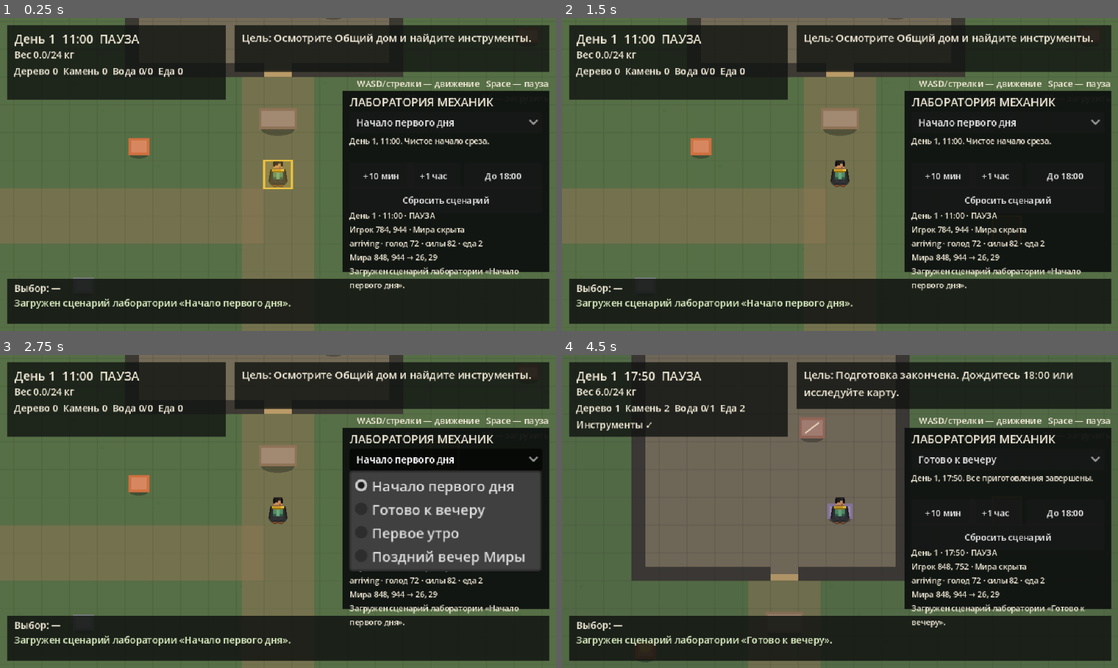
Above: before the commit, frames 1-4 (two rows, left to right).
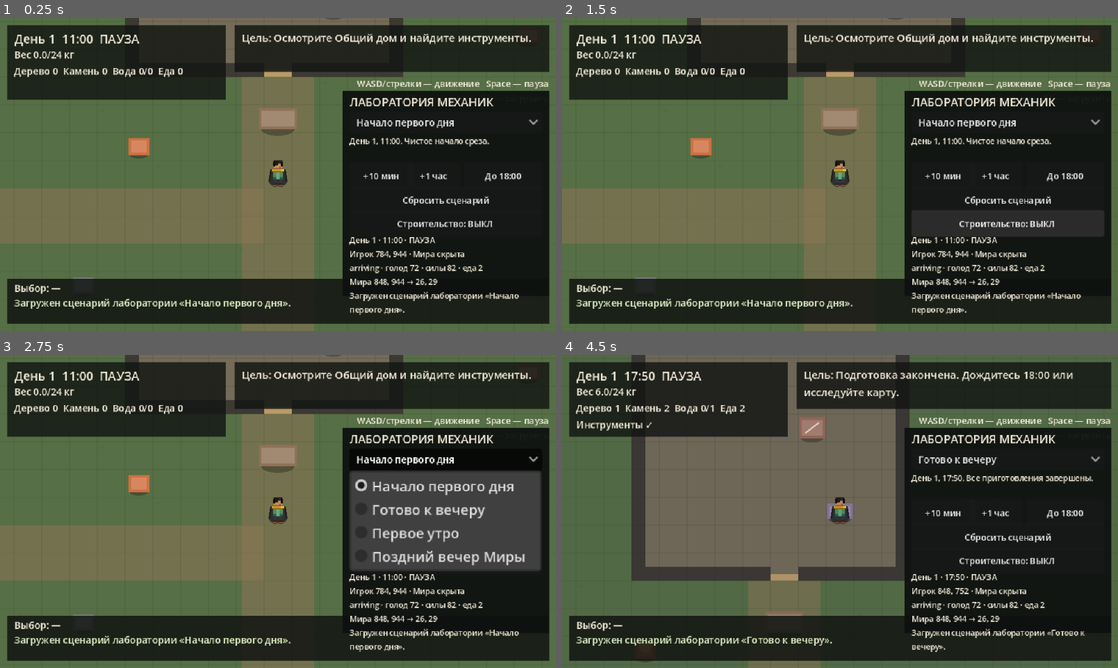
Above: after the commit, the same moments.

Repository: send-y/The_Last_Garden
Game: Godot game, scene res://src/dev/mechanics_lab.tscn
Same seed, same stepped clock (60 frames per second), same inputs: the game is played once before the commit and once after it. This scene is started directly instead of the project's main scene.
Inputs (mouse positions are in pixels of both pictures, inside the frame that each line leads up to):
- Up to frame 1 (0.25 s): no input
- Up to frame 2 (1.5 s): click (1006, 224) at 0.5 s, where only the run after the commit has a clickable "Строительство: ВЫКЛ"; click (1006, 224) at 1.25 s, where only the run after the commit has a clickable "Строительство: ВКЛ"
- Up to frame 3 (2.75 s): click "Начало первого дня" at 2 s
- Up to frame 4 (4.5 s): click "+10 мин" at 2.75 s; click "Готово к вечеру" at 3.5 s; click "+1 час" at 4.25 s

The runs differ from the first frame. In frame 1, 3.8% of the frame differs, in the area x 47-99%, y 45-95%; in frame 2, 3.3%; in frame 3, 2.7%; in frame 4, 3.3%.

Commit message:
Add explicit construction mode

Diff:
--- a/game/src/construction/construction_cursor.gd
+++ b/game/src/construction/construction_cursor.gd
@@ -8,10 +8,18 @@
 const CELL_SIZE: int = 32
 
 var _cell: Vector2i = Vector2i(-1, -1)
+var _build_mode_active: bool = false
 
 
 func _ready() -> void:
 	z_index = 20
+	set_build_mode_active(false)
+
+
+func set_build_mode_active(active: bool) -> void:
+	_build_mode_active = active
+	visible = active
+	set_process(active)
 
 
 func _process(_delta: float) -> void:
@@ -33,6 +41,8 @@
 
 
 func _unhandled_input(event: InputEvent) -> void:
+	if not _build_mode_active:
+		return
 	if not (event is InputEventMouseButton):
 		return
 
@@ -42,6 +52,7 @@
 
 	if mouse_event.button_index == MOUSE_BUTTON_LEFT:
 		cell_selected.emit(_cell)
+		get_viewport().set_input_as_handled()
 	elif mouse_event.button_index == MOUSE_BUTTON_RIGHT:
 		cell_cancel_requested.emit(_cell)
 		get_viewport().set_input_as_handled()
--- a/game/src/dev/mechanics_lab.gd
+++ b/game/src/dev/mechanics_lab.gd
@@ -5,7 +5,11 @@
 const FIRST_NEIGHBOR_ID: String = "core:first_neighbor"
 
 @onready var _dev_ui: CanvasLayer = $DevUi as CanvasLayer
-
+@onready var _construction_cursor: ConstructionCursor = (
+	$ConstructionCursor as ConstructionCursor
+)
+
+var _build_mode_button: Button
 var _scenario_select: OptionButton
 var _description_label: Label
 var _status_label: Label
@@ -44,7 +48,7 @@
 
 	var panel := ColorRect.new()
 	panel.position = Vector2(394.0, 84.0)
-	panel.size = Vector2(238.0, 208.0)
+	panel.size = Vector2(238.0, 236.0)
 	panel.color = Color(0.055, 0.065, 0.06, 0.94)
 	panel.mouse_filter = Control.MOUSE_FILTER_STOP
 	root.add_child(panel)
@@ -81,8 +85,31 @@
 	var reset := _make_button(panel, "Сбросить сценарий", Vector2(8.0, 110.0), Vector2(222.0, 24.0))
 	reset.pressed.connect(_reset_scenario)
 
-	_status_label = _make_label(panel, Vector2(8.0, 137.0), Vector2(222.0, 66.0), 9)
+	_build_mode_button = _make_button(
+		panel,
+		"Строительство: ВЫКЛ",
+		Vector2(8.0, 137.0),
+		Vector2(222.0, 24.0)
+	)
+	_build_mode_button.toggle_mode = true
+	_build_mode_button.toggled.connect(_on_build_mode_toggled)
+
+	_status_label = _make_label(
+		panel,
+		Vector2(8.0, 165.0),
+		Vector2(222.0, 66.0),
+		9
+	)
 	_status_label.autowrap_mode = TextServer.AUTOWRAP_WORD_SMART
+
+
+func _on_build_mode_toggled(active: bool) -> void:
+	_construction_cursor.set_build_mode_active(active)
+	_build_mode_button.text = (
+		"Строительство: ВКЛ"
+		if active
+		else "Строительство: ВЫКЛ"
+	)
 
 
 func _load_scenario(scenario_id: StringName) -> void:
--- a/game/tests/run_tests.gd
+++ b/game/tests/run_tests.gd
@@ -12,6 +12,7 @@
 const NpcAutonomyScript := preload("res://src/simulation/npc_autonomy.gd")
 const ConstructionCommandScript := preload("res://src/construction/construction_command.gd")
 const ConstructionValidatorScript := preload("res://src/construction/construction_validator.gd")
+const ConstructionCursorScript := preload("res://src/construction/construction_cursor.gd")
 const TEST_SAVE_PATH: String = "user://first_night_save_store_test.json"
 const TEST_LAB_SAVE_PATH: String = "user://mechanics_lab_session_test.json"
 const LOCALIZATION_PATH: String = "res://localization/core.csv"
@@ -65,6 +66,7 @@
 	_test_construction_command_payload()
 	_test_construction_command_validation()
 	_test_blueprint_command_execution()
+	_test_construction_cursor_requires_build_mode()
 	_test_lab_rejects_unknown_scenario()
 	_test_lab_fresh_start()
 	_test_lab_prepared_evening()
@@ -1183,6 +1185,37 @@
 		not completed_restored.is_navigation_cell_walkable(Vector2i(23, 29)),
 		"loaded structures rebuild NPC navigation blockers"
 	)
+
+
+func _test_construction_cursor_requires_build_mode() -> void:
+	var cursor: ConstructionCursor = ConstructionCursorScript.new()
+	root.add_child(cursor)
+	var selected_cells: Array[Vector2i] = []
+	cursor.cell_selected.connect(func(cell: Vector2i) -> void:
+		selected_cells.append(cell)
+	)
+
+	var left_click := InputEventMouseButton.new()
+	left_click.button_index = MOUSE_BUTTON_LEFT
+	left_click.pressed = true
+
+	_expect(not cursor.visible, "construction cursor starts hidden")
+	_expect(not cursor.is_processing(), "construction cursor starts without processing")
+	cursor._unhandled_input(left_click)
+	_expect(selected_cells.is_empty(), "disabled construction mode ignores left clicks")
+
+	cursor.set_build_mode_active(true)
+	_expect(cursor.visible, "enabled construction mode shows the cursor")
+	_expect(cursor.is_processing(), "enabled construction mode updates the cursor")
+	cursor._unhandled_input(left_click)
+	_expect(selected_cells.size() == 1, "enabled construction mode accepts one left click")
+
+	cursor.set_build_mode_active(false)
+	cursor._unhandled_input(left_click)
+	_expect(selected_cells.size() == 1, "disabled construction mode stops accepting clicks")
+
+	root.remove_child(cursor)
+	cursor.free()
 
 
 func _test_lab_rejects_unknown_scenario() -> void:
Not shown, changed: docs/implementation/construction-foundation-technical-plan.md
Not shown, changed: docs/roadmap.md
Not shown, changed: docs/systems/construction-and-areas.md
